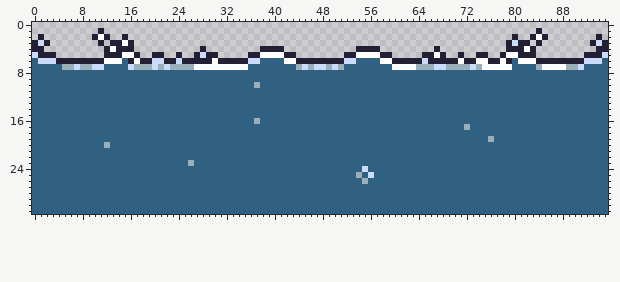
Sprite sheet -- resources/sprites/maps/water4.png. This is how it looked before the edit.
The file is 96x32 pixels.
The result:
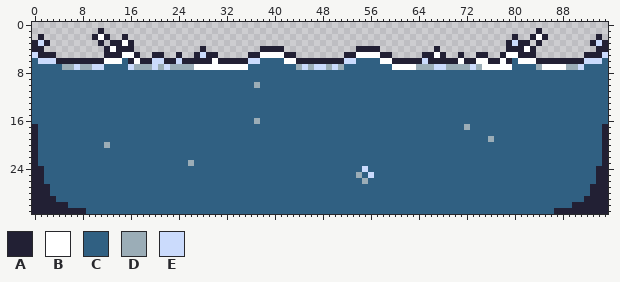
Palette (. is transparent): A #222034  B #ffffff  C #306082  D #9badb7  E #cbdbfc
What changed:
Changed rows in their new state; - is an unchanged pixel.
first column x 0:
17 A----------------------------------------------------------------------------------------------A
18 A----------------------------------------------------------------------------------------------A
19 A----------------------------------------------------------------------------------------------A
20 A----------------------------------------------------------------------------------------------A
21 A----------------------------------------------------------------------------------------------A
22 A----------------------------------------------------------------------------------------------A
23 A----------------------------------------------------------------------------------------------A
24 AA--------------------------------------------------------------------------------------------AA
25 AA--------------------------------------------------------------------------------------------AA
26 AA--------------------------------------------------------------------------------------------AA
27 AAA------------------------------------------------------------------------------------------AAA
28 AAA------------------------------------------------------------------------------------------AAA
29 AAAA----------------------------------------------------------------------------------------AAAA
30 AAAAAA------------------------------------------------------------------------------------AAAAAA
31 AAAAAAAAA------------------------------------------------------------------------------AAAAAAAAA
Pixel boxes of the changes (left, top, right, bottom) in both pictures:
changed: (32, 124, 86, 214)
changed: (554, 124, 608, 214)
